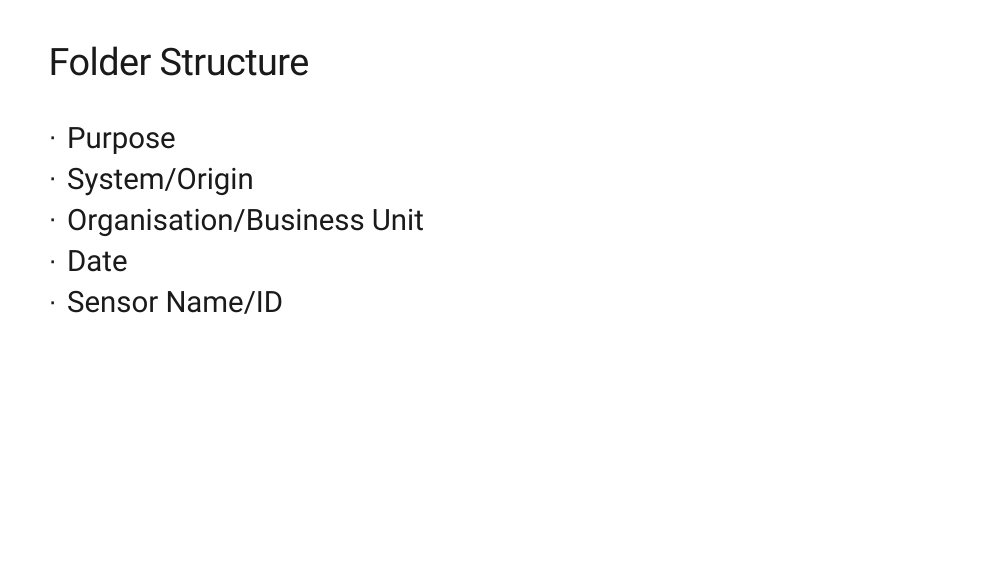
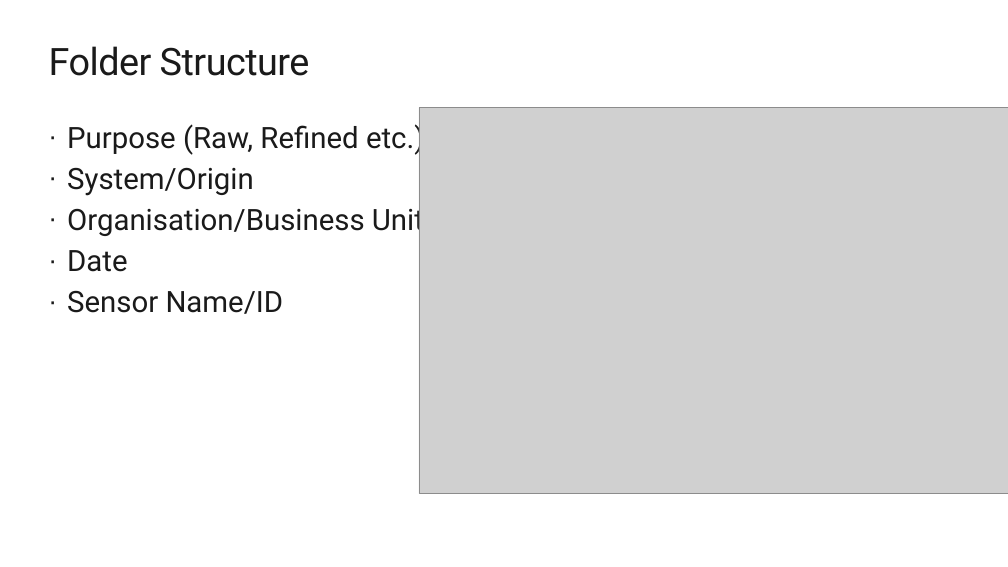
Before and after one commit to davedoesdemos/DataLakeInADay, a slide deck: slide 3 of Session2/content/OrganisingADataLake.pptx. Drawn at 1008x567 pixels with LibreOffice and Linux fonts; fonts in the diff are those of the drawing; grey boxes stand for pictures; background and template pictures are left out. Boxes give left, top, right and bottom in pixels: in the first picture for what was removed or moved away, otherwise in the second. Text is boxed around its words. In the diff, an @@ line names an element or a change of style, - is before the commit and + after.

```diff
--- a/Session2/content/OrganisingADataLake.pptx
+++ b/Session2/content/OrganisingADataLake.pptx
@@ picture added at (419, 107, 1008, 493) @@
@@ text at (67, 120, 424, 155): text changed @@
-· Purpose
+· Purpose (Raw, Refined etc.)
```
Also in this commit, not shown: 2 other slides changed, 2 slides added.
